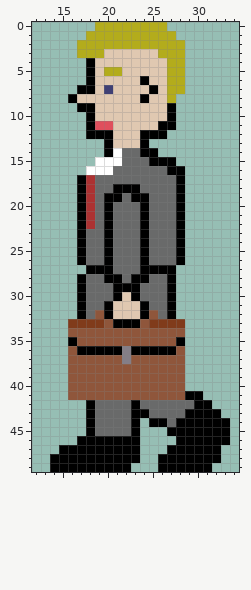
A pixel-art file gets an edit: circular_game/adult theme/adult 2.aseprite. Above is the file before it was changed.
50x50 pixels, 1 frame. Shown: x 12..34, y 0..49.
Once edited:
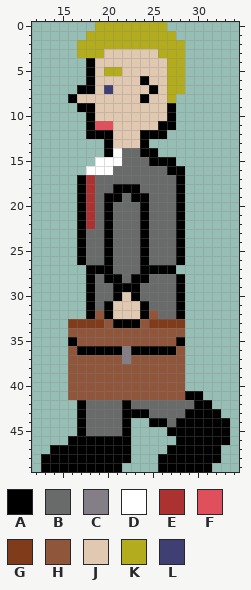
Palette (. is transparent): A #000000  B #696a6a  C #847e87  D #ffffff  E #ac3232  F #e04f5c  G #803b1b  H #8f563b  J #e0c8b1  K #b3ac1c  L #3f3f74
The exact change:
{"y":28,"x":17,"old":"AB","new":".A"}
{"y":28,"x":27,"old":"A.","new":"BA"}
{"y":29,"x":17,"old":"AB","new":".A"}
{"y":29,"x":27,"old":"A.","new":"BA"}
{"y":30,"x":17,"old":"AB","new":".A"}
{"y":30,"x":27,"old":"A.","new":"BA"}
{"y":31,"x":17,"old":"AB","new":".A"}
{"y":31,"x":27,"old":"A.","new":"BA"}
{"y":32,"x":17,"old":"AB","new":".A"}
{"y":32,"x":27,"old":"A.","new":"BA"}
{"y":42,"x":17,"old":".A","new":"AB"}
{"y":42,"x":22,"old":"BA","new":"AB"}
{"y":43,"x":17,"old":".A","new":"AB"}
{"y":43,"x":22,"old":"B","new":"A"}
{"y":44,"x":17,"old":".A","new":"AB"}
{"y":44,"x":22,"old":"BA","new":"A."}
{"y":45,"x":17,"old":".A","new":"AB"}
{"y":45,"x":22,"old":"BA","new":"A."}
{"y":46,"x":16,"old":".","new":"A"}
{"y":46,"x":23,"old":"A","new":"."}
{"y":47,"x":14,"old":".","new":"A"}
{"y":47,"x":23,"old":"A","new":"."}
{"y":48,"x":13,"old":".","new":"A"}
{"y":48,"x":23,"old":"A","new":"."}
{"y":49,"x":13,"old":".","new":"A"}
{"y":49,"x":22,"old":"A","new":"."}
{"label":"changed","picture_box":[77,274,95,319]}
{"label":"changed","picture_box":[167,274,185,319]}
{"label":"changed","picture_box":[41,400,140,472]}
